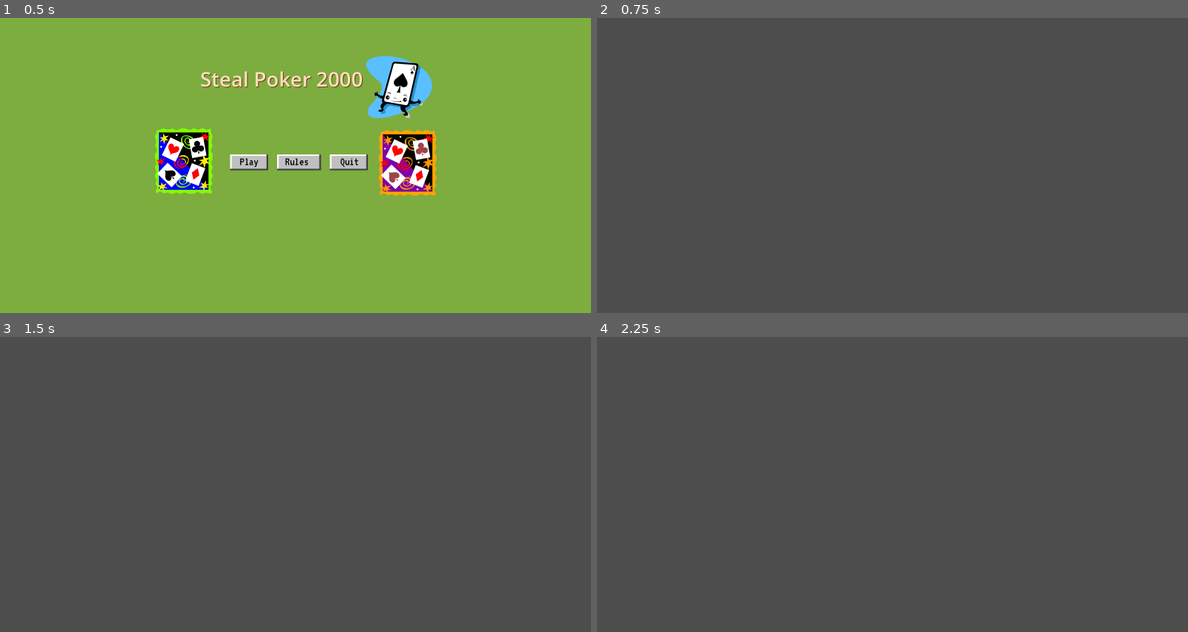
Above: before the commit, frames 1-4 (two rows, left to right).
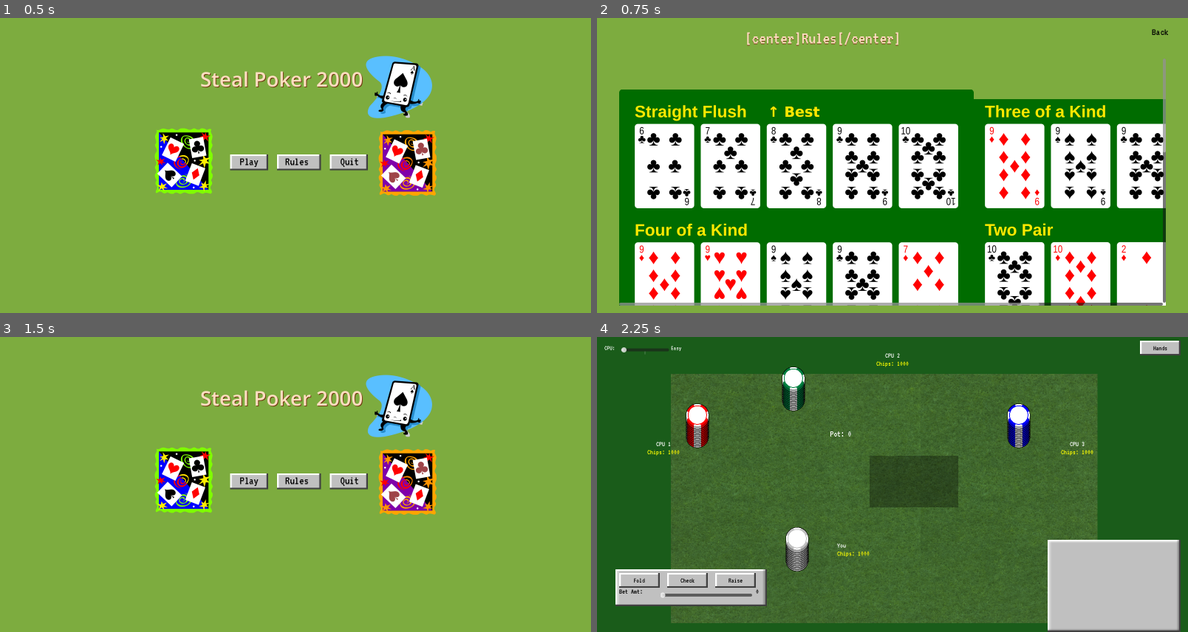
Above: after the commit, the same moments.

Repository: AzureJames/poker-stl
Game: Godot game, scene res://scene/main.tscn
The game is run twice, just before and just after one commit, with the same random seed, the same clock (stepped at 60 frames per second) and the same inputs.
Inputs (mouse positions are in pixels of both pictures, inside the frame that each line leads up to):
- Up to frame 1 (0.5 s): no input
- Up to frame 2 (0.75 s): click "Rules" at 0.5 s
- Up to frame 3 (1.5 s): click (561, 351) at 1.25 s, where only the run after the commit has a clickable "Back"
- Up to frame 4 (2.25 s): click (845, 481) at 2 s, where only the run after the commit has a clickable "Play"

Frame 1 is identical in both runs. In frame 2, 100% of the frame differs, in the area x 0-100%, y 0-100%; in frame 3, 100%; in frame 4, 99%.

Commit message:
before raise call issue

Diff:
--- /dev/null
+++ b/scene/rules.gd
@@ -0,0 +1,5 @@
+extends Control
+
+
+func _on_back_pressed() -> void:
+	get_tree().change_scene_to_file("res://scene/main.tscn")
--- a/scene/rules.tscn
+++ b/scene/rules.tscn
@@ -1,3 +1,137 @@
 [gd_scene format=3 uid="uid://cuickpmvulfpe"]
 
-[node name="Rules" type="Node2D" unique_id=575965448]
+[ext_resource type="Script" path="res://scene/rules.gd" id="1_3qmv"]
+[ext_resource type="FontFile" uid="uid://y7wadv3p321g" path="res://asset/fonts/VT323-Regular.ttf" id="2_brvt"]
+[ext_resource type="Texture2D" uid="uid://pw01ihcm8aot" path="res://asset/grey_bevel_normal.png" id="3_0ha6"]
+[ext_resource type="Texture2D" uid="uid://cb8hmjt821l3w" path="res://asset/Poker-Hands.png" id="4_hn23"]
+
+[sub_resource type="StyleBoxEmpty" id="StyleBoxEmpty_btn"]
+
+[node name="Rules" type="Control"]
+layout_mode = 3
+anchors_preset = 0
+offset_right = 1600.0
+offset_bottom = 800.0
+script = ExtResource("1_3qmv")
+
+[node name="ColorRect" type="ColorRect" parent="."]
+layout_mode = 0
+offset_right = 1600.0
+offset_bottom = 800.0
+color = Color(0.48859984, 0.6736953, 0.24559814, 1)
+
+[node name="TitleShadow" type="RichTextLabel" parent="."]
+layout_mode = 0
+offset_left = 400.0
+offset_top = 32.0
+offset_right = 1200.0
+offset_bottom = 92.0
+theme_override_colors/default_color = Color(0.45291597, 0.22542924, 0.07002995, 1)
+theme_override_fonts/normal_font = ExtResource("2_brvt")
+theme_override_font_sizes/normal_font_size = 48
+text = "[center]Rules[/center]"
+
+[node name="Title" type="RichTextLabel" parent="."]
+layout_mode = 0
+offset_left = 400.0
+offset_top = 30.0
+offset_right = 1200.0
+offset_bottom = 90.0
+theme_override_colors/default_color = Color(1, 0.8682245, 0.7563993, 1)
+theme_override_fonts/normal_font = ExtResource("2_brvt")
+theme_override_font_sizes/normal_font_size = 48
+text = "[center]Rules[/center]"
+
+[node name="BackButton" type="Button" parent="."]
+layout_mode = 0
+offset_left = 1475.0
+offset_top = 15.0
+offset_right = 1575.0
+offset_bottom = 60.0
+theme_override_colors/font_color = Color(0, 0, 0, 1)
+theme_override_fonts/font = ExtResource("2_brvt")
+theme_override_font_sizes/font_size = 28
+theme_override_styles/normal = SubResource("StyleBoxEmpty_btn")
+text = "  Back  "
+
+[node name="NinePatchRect" type="NinePatchRect" parent="BackButton"]
+z_index = -1
+layout_mode = 0
+offset_right = 100.0
+offset_bottom = 45.0
+texture = ExtResource("3_0ha6")
+patch_margin_left = 4
+patch_margin_top = 4
+patch_margin_right = 4
+patch_margin_bottom = 4
+
+[node name="ScrollContainer" type="ScrollContainer" parent="."]
+layout_mode = 0
+offset_left = 60.0
+offset_top = 110.0
+offset_right = 1540.0
+offset_bottom = 780.0
+vertical_scroll_mode = 1
+
+[node name="VBoxContainer" type="VBoxContainer" parent="ScrollContainer"]
+layout_mode = 2
+size_flags_horizontal = 3
+theme_override_constants/separation = 20
+
+[node name="Section1Heading" type="RichTextLabel" parent="ScrollContainer/VBoxContainer"]
+layout_mode = 2
+size_flags_horizontal = 3
+theme_override_colors/default_color = Color(0.45291597, 0.22542924, 0.07002995, 1)
+theme_override_fonts/normal_font = ExtResource("2_brvt")
+theme_override_font_sizes/normal_font_size = 34
+text = "[b]How to Play[/b]"
+
+[node name="Section1Body" type="RichTextLabel" parent="ScrollContainer/VBoxContainer"]
+layout_mode = 2
+size_flags_horizontal = 3
+theme_override_colors/default_color = Color(0.95, 0.87, 0.75, 1)
+theme_override_font_sizes/normal_font_size = 22
+autowrap_mode = 2
+text = "Steal Poker is a 4-player variant of traditional poker. Each player is dealt 5 cards. After a 5% ante and one community card, there is a pot-limit betting round (10% of pot max). Players may discard and redraw 0-5 cards, followed by another betting round. Then comes the unique twist: everyone reveals their hand and steals one card from the player to their left. A final community card is dealt, leading to showdown."
+
+[node name="Section2Heading" type="RichTextLabel" parent="ScrollContainer/VBoxContainer"]
+layout_mode = 2
+size_flags_horizontal = 3
+theme_override_colors/default_color = Color(0.45291597, 0.22542924, 0.07002995, 1)
+theme_override_fonts/normal_font = ExtResource("2_brvt")
+theme_override_font_sizes/normal_font_size = 34
+text = "[b]Hand Rankings[/b]"
+
+[node name="Section2Body" type="RichTextLabel" parent="ScrollContainer/VBoxContainer"]
+layout_mode = 2
+size_flags_horizontal = 3
+theme_override_colors/default_color = Color(0.95, 0.87, 0.75, 1)
+theme_override_font_sizes/normal_font_size = 22
+autowrap_mode = 2
+text = "Standard poker hand rankings apply. See the reference chart below for common hand types from highest to lowest."
+
+[node name="HandsTexture" type="TextureRect" parent="ScrollContainer/VBoxContainer"]
+layout_mode = 2
+size_flags_horizontal = 3
+custom_minimum_size = Vector2(1460, 400)
+texture = ExtResource("4_hn23")
+expand_mode = 0
+stretch_mode = 5
+
+[node name="Section3Heading" type="RichTextLabel" parent="ScrollContainer/VBoxContainer"]
+layout_mode = 2
+size_flags_horizontal = 3
+theme_override_colors/default_color = Color(0.45291597, 0.22542924, 0.07002995, 1)
+theme_override_fonts/normal_font = ExtResource("2_brvt")
+theme_override_font_sizes/normal_font_size = 34
+text = "[b]The Steal[/b]"
+
+[node name="Section3Body" type="RichTextLabel" parent="ScrollContainer/VBoxContainer"]
+layout_mode = 2
+size_flags_horizontal = 3
+theme_override_colors/default_color = Color(0.95, 0.87, 0.75, 1)
+theme_override_font_sizes/normal_font_size = 22
+autowrap_mode = 2
+text = "After the second betting round, all players reveal their hands simultaneously. You have 15 seconds to choose one card to take from the player on your left. The stolen card becomes part of your hand. Choose wisely - what you take is as important as what you give away!"
+
+[connection signal="pressed" from="BackButton" to="." method="_on_back_pressed"]
--- a/script/game_manager.gd
+++ b/script/game_manager.gd
@@ -415,10 +415,15 @@
 func _toggle_poker_hands():
 	poker_hands_image.visible = not poker_hands_image.visible
 
-func _announce(msg: String):
+func _announce(msg: String, _scale = Vector2(1,1)):
+	message_label.scale = scale
 	message_label.text = msg
 	if msg != "":
 		_add_to_history(msg)
+
+func _announce_quiet(msg: String, _scale = Vector2(1,1)):
+	message_label.scale = scale
+	message_label.text = msg
 
 func _add_to_history(msg: String):
 	var entry = Label.new()
@@ -840,7 +845,7 @@
 	difficulty_label.text = labels[idx]
 
 func cpu_betting_turn(player_idx: int, turn_count: int):
-	_announce("%s is thinking..." % player_names[player_idx])
+	_announce_quiet("%s is thinking..." % player_names[player_idx])
 	if RELEASE_MODE: await get_tree().create_timer(1.8).timeout
 
 	player_ai[player_idx].set_current_player(player_idx)
@@ -1172,6 +1177,7 @@
 	_announce("Showdown!")
 	if RELEASE_MODE: await get_tree().create_timer(1.8).timeout
 
+
 	for i in range(NUM_PLAYERS):
 		if !player_folded[i]:
 			update_hand_display(i, true)
@@ -1180,13 +1186,15 @@
 	for i in range(NUM_PLAYERS):
 		if !player_folded[i]:
 			active_players.append(i)
+
+	$SoundManager.play_win()
 
 	if active_players.size() == 1:
 		var winner = active_players[0]
 		player_chips[winner] += pot
 		$ChipManager.update_player_pile(winner, player_chips[winner])
 		$ChipManager.update_pot(0)
-		_announce("%s wins (everyone folded)!" % player_names[winner])
+		_announce("%s wins (everyone folded)!" % player_names[winner], Vector2(2,2))
 		return
 
 	var results = []
@@ -1212,9 +1220,9 @@
 	$ChipManager.update_pot(0)
 
 	if best.player == 0:
-		_announce("%s win with %s!" % [player_names[best.player], hand_result_name(best.result)])
+		_announce("%s win with %s!" % [player_names[best.player], hand_result_name(best.result)], Vector2(2,2))
 	else:
-		_announce("%s wins with %s!" % [player_names[best.player], hand_result_name(best.result)])
+		_announce("%s wins with %s!" % [player_names[best.player], hand_result_name(best.result)], Vector2(2,2))
 	update_chip_labels()
 
 func round_end():
--- a/script/sound_manager.gd
+++ b/script/sound_manager.gd
@@ -15,6 +15,7 @@
 var _chips_collide: Array[AudioStream] = []
 var _chips_handle: Array[AudioStream] = []
 var _chips_stack: Array[AudioStream] = []
+var _win: Array[AudioStream] = []
 
 func _ready():
 	for i in range(PLAYER_COUNT):
@@ -43,6 +44,7 @@
 	_chips_collide = _load_group("res://asset/Audio/chips-collide", 4)
 	_chips_handle = _load_group("res://asset/Audio/chips-handle", 6)
 	_chips_stack = _load_group("res://asset/Audio/chips-stack", 6)
+	_win = [load("res://asset/Audio/win.wav")]
 
 func _get_player() -> AudioStreamPlayer:
 	for p in _players:
@@ -57,6 +59,9 @@
 	p.stream = sounds[randi() % sounds.size()]
 	p.volume_db = vol_db
 	p.play()
+
+func play_win(vol_db: float = 0.0):
+	_play(_win, 5)
 
 func play_card_slide(vol_db: float = 0.0):
 	_play(_card_slide, vol_db)
Not shown, added: asset/Audio/win.wav.import
Not shown, added: scene/rules.gd.uid
Not shown, added: asset/Audio/win.wav
